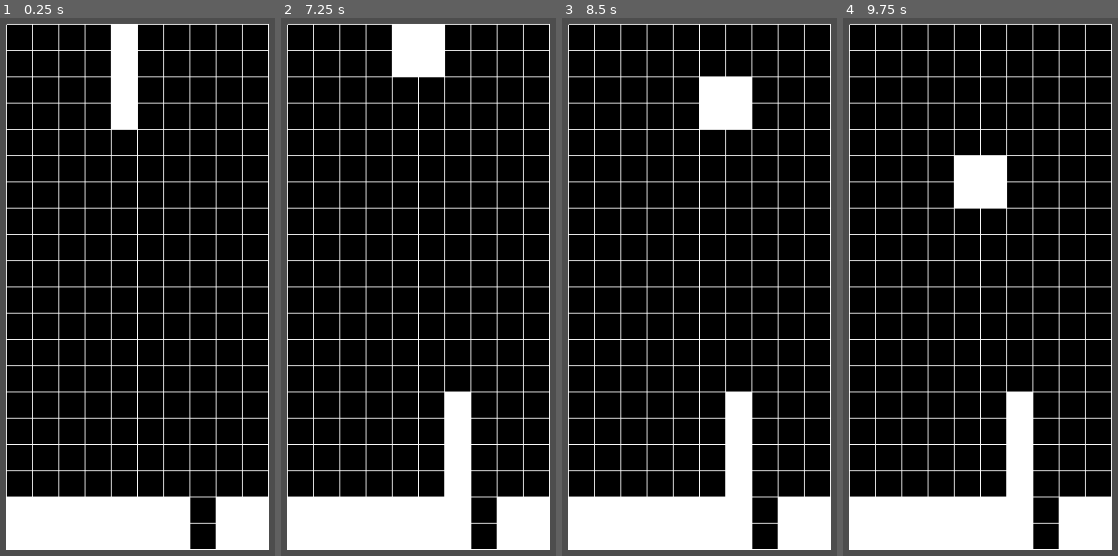
Above: before the commit, frames 1-4 (left to right).
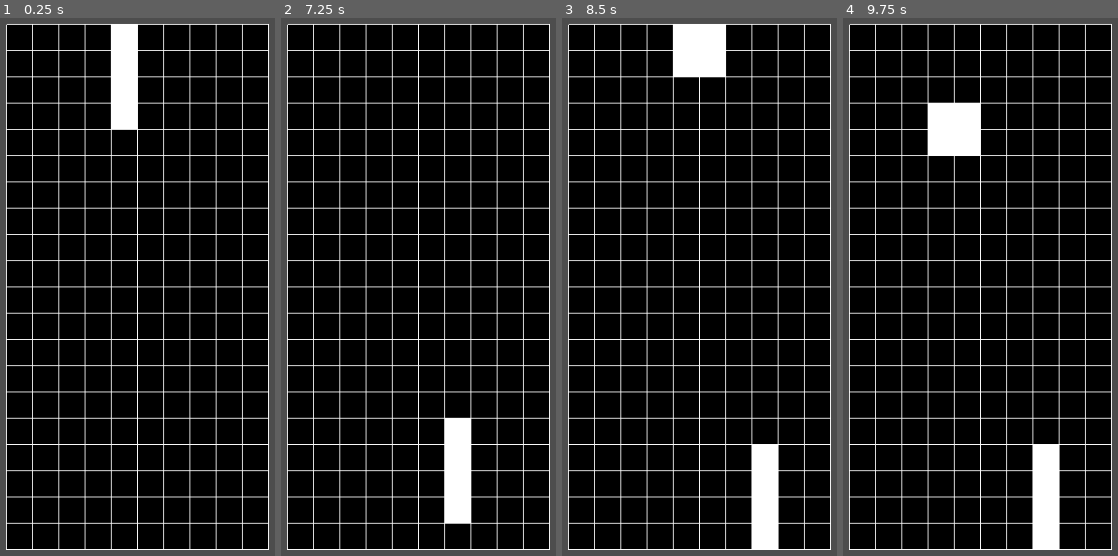
Above: after the commit, the same moments.

Repository: endy128/tetris2
Game: Godot game, scene res://board.tscn
Same seed, same stepped clock (60 frames per second), same inputs: the game is played once before the commit and once after it.
Inputs:
- Up to frame 1 (0.25 s): no input
- Up to frame 2 (7.25 s): tap Enter at 0.5, 4.25 s; hold Right 0.53-1.28 s; tap Alt every 0.75 s from 0.6 to 6.6 s; tap Space at 0.77, 1.52, 2.75, 3.02, 3.77, 4.52, 6.02, 6.5, 6.77 s; hold Down (down) 1.28-2.03 s; hold Right 2.03-2.78 s; hold Up 2.78-3.53 s; hold Left 3.53-5.03 s; hold Down (down) 5.03-5.78 s; hold Right 5.78-6.53 s; hold Up from 6.53 s (still down)
- Up to frame 3 (8.5 s): release Up at 7.28 s; hold Right 7.28-8.03 s; tap Alt at 7.35, 8.1 s; tap Space at 7.52 s; tap Enter at 8 s; hold Down (down) from 8.03 s (still down)
- Up to frame 4 (9.75 s): release Down (down) at 8.78 s; hold Left 8.78-9.53 s; tap Alt at 8.85, 9.6 s; tap Space at 9.02, 9.5 s; hold Up from 9.53 s (still down)

The runs differ from the first frame. In frame 1, 8.3% of the frame differs, in the area x 2-98%, y 89-99%; in frame 2, 10%; in frame 3, 16%; in frame 4, 16%, in the area x 2-98%, y 15-99%.

Commit message:
added flashing when lines clear

Diff:
--- a/board.gd
+++ b/board.gd
@@ -8,16 +8,24 @@
 const START_Y = 130
 const GRID_BG = "#000000"
 const GRID_COLOUR = "#FFFFFF"
+const FLASHES = 5
+const FLASH_SPEED = 2
+var FLASHING = false
 
 
 var shape
-
 var shape_array = []
 
+# GAME SPEED
 var accel = 2
 var speed = 20  # 50
 var time = 0
 
+# When a line is full, control the flashes
+var flash_type = false
+var flashes_done = 0
+var lines = false
+
 var board = [
 		[0,0,0,0,0,0,0,0,0,0],
 		[0,0,0,0,0,0,0,0,0,0],
@@ -37,8 +45,8 @@
 		[0,0,0,0,0,0,0,0,0,0],
 		[0,0,0,0,0,0,0,0,0,0],
 		[0,0,0,0,0,0,0,0,0,0],
-		[2,2,2,2,2,2,2,0,2,2],
-		[2,2,2,2,2,2,2,0,2,2],
+		[0,0,0,0,0,0,0,0,0,0],
+		[0,0,0,0,0,0,0,0,0,0],
 	]
 
 # Called when the node enters the scene tree for the first time.
@@ -63,19 +71,36 @@
 
 # Called every frame. 'delta' is the elapsed time since the previous frame.
 func _process(delta):
-	if is_instance_valid(shape):  # check the shape has not been destroyed
+	queue_redraw()
+
+
+	if FLASHING:
+		time += speed * delta
+		if time > FLASH_SPEED:
+			time = 0
+			_flash_lines(lines, flash_type)
+			flash_type = !flash_type
+			flashes_done += 1
+			if flashes_done > FLASHES:
+				flashes_done = 0
+				FLASHING = false
+				_wipe_lines(lines)
+				_drop_lines(lines)
+
+
+	if is_instance_valid(shape) and not FLASHING:  # check the shape has not been destroyed
 		time += speed * delta
 		if time > 10:
 			time = 0
 			shape.drop()
 		_clear_board()
 		_place_shape(shape, shape.is_set)
-		queue_redraw()
-		var lines = _check_for_line()
+		lines = _check_for_line()
 		if lines:
-			_wipe_lines(lines)
-			_drop_lines(lines)
-	else:
+			FLASHING = true
+#			_wipe_lines(lines)
+#			_drop_lines(lines)
+	elif not FLASHING:
 		_spawn_shape(randi() % 7)
 #		_spawn_shape(0)
 
@@ -98,15 +123,32 @@
 		for col in COLUMNS:
 			board[row][col] = 0
 
-func _drop_lines(lines):
-	for line in lines:
-		_move_all_down(line)
+func _drop_lines(rows):
+	for row in rows:
+		_move_all_down(row)
 
 func _move_all_down(row):
 	for i in range(row -1, -1, -1):  ## may need to be row-1
-		print(i)
 		for j in COLUMNS:
 			board[i+1][j] = board[i][j]
+
+func _blank_line(rows):
+	for row in rows:
+		for col in COLUMNS:
+			board[row][col] = 0
+
+func _unblank_line(rows):
+	for row in rows:
+		for col in COLUMNS:
+			board[row][col] = 2
+
+func _flash_lines(rows, flash_type):
+	if flash_type == false:
+		_blank_line(rows)
+	if flash_type == true:
+		_unblank_line(rows)
+
+
 
 
 func _draw():
@@ -183,13 +225,9 @@
 	var start_y = shape.position.y
 	var num_cols = len(shape.frames[shape.frame_index][0])
 	var num_rows = len(shape.frames[shape.frame_index])
-	_reset_coords(shape)
+#	_reset_coords(shape)
 	for i in range(start_y, start_y + num_rows):
 		for j in range(start_x, start_x + num_cols):
-			# when the last row of the shape is being placed
-			# set the co-ords of the filled squares
-#			if i == start_y + num_rows - 1:
-
 			# add all current shape coords to an array for checking on collision
 			_set_shape_last_row_coords(shape, i, j, start_y, start_x)
 			if value == 2:
@@ -209,10 +247,10 @@
 	if shape.frames[shape.frame_index][i - start_y][j - start_x] == 1:
 		shape.coords.push_back({'x': j, 'y': i})
 
-func _reset_coords(shape):
-	shape.coords = []
-	return
-
+#func _reset_coords(shape):
+#	shape.coords = []
+#	return
+#
 
 func _on_shape_shape_is_set():
 	_place_shape(shape, shape.is_set)
